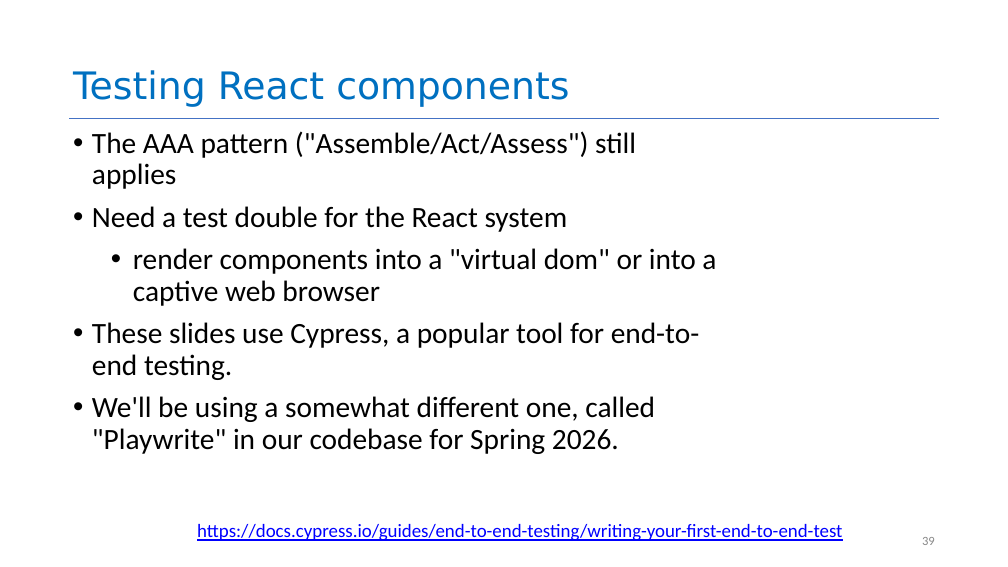
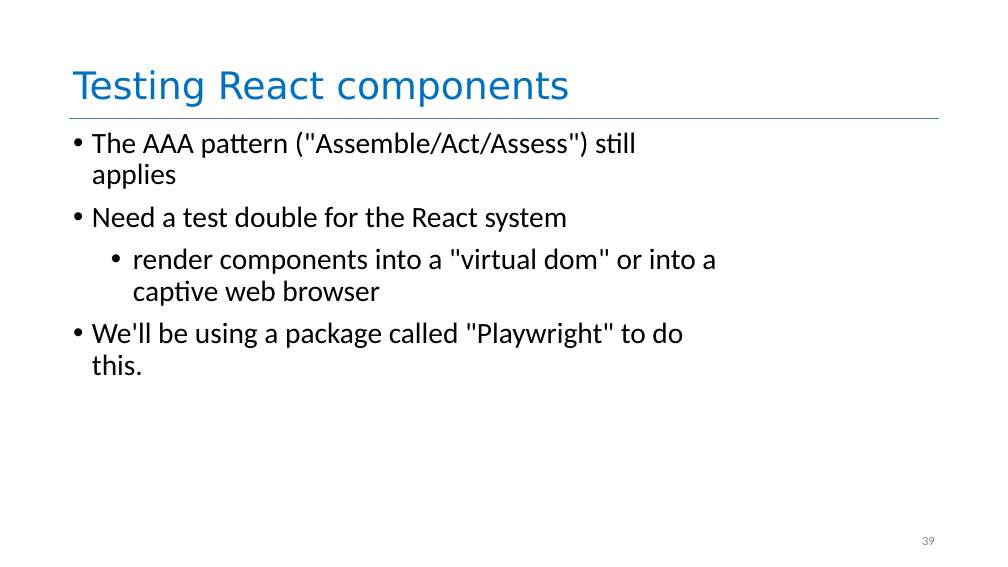
Before and after one commit to neu-se/CS4530-Spring-2026, a slide deck: slide 39 of Slides/Module 06 React Hooks.pptx. Drawn at 1008x567 pixels with LibreOffice and Linux fonts; fonts in the diff are those of the drawing. Boxes give left, top, right and bottom in pixels: in the first picture for what was removed or moved away, otherwise in the second. Text is boxed around its words. In the diff, an @@ line names an element or a change of style, - is before the commit and + after.

Commit message:
elided refs to Cypress

```diff
--- a/Slides/Module 06 React Hooks.pptx
+++ b/Slides/Module 06 React Hooks.pptx
@@ text at [92, 322, 683, 376]: text changed @@
-• These slides use Cypress, a popular tool for end-to-end testing.
-• We'll be using a somewhat different one, called "Playwrite" in our codebase for Spring 2026.
+• We'll be using a package called "Playwright" to do this.
@@ text removed at [197, 524, 842, 541] @@
-https://docs.cypress.io/guides/end-to-end-testing/writing-your-first-end-to-end-test
```
Also in this commit, not shown: 4 other slides changed, 1 other file.
